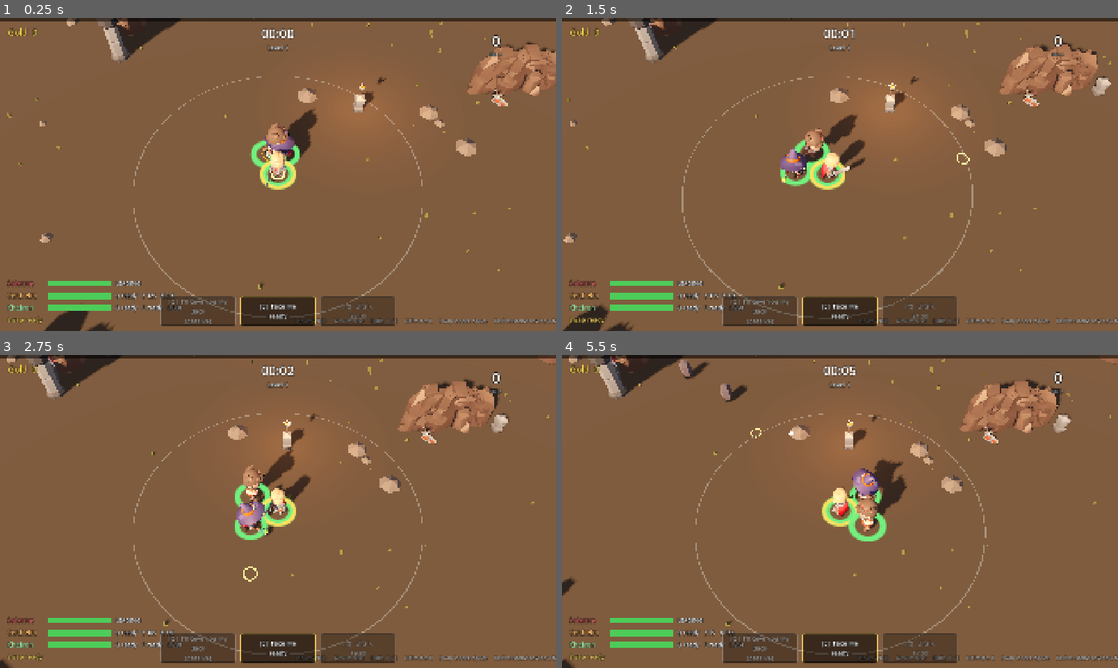
Above: before the commit, frames 1-4 (two rows, left to right).
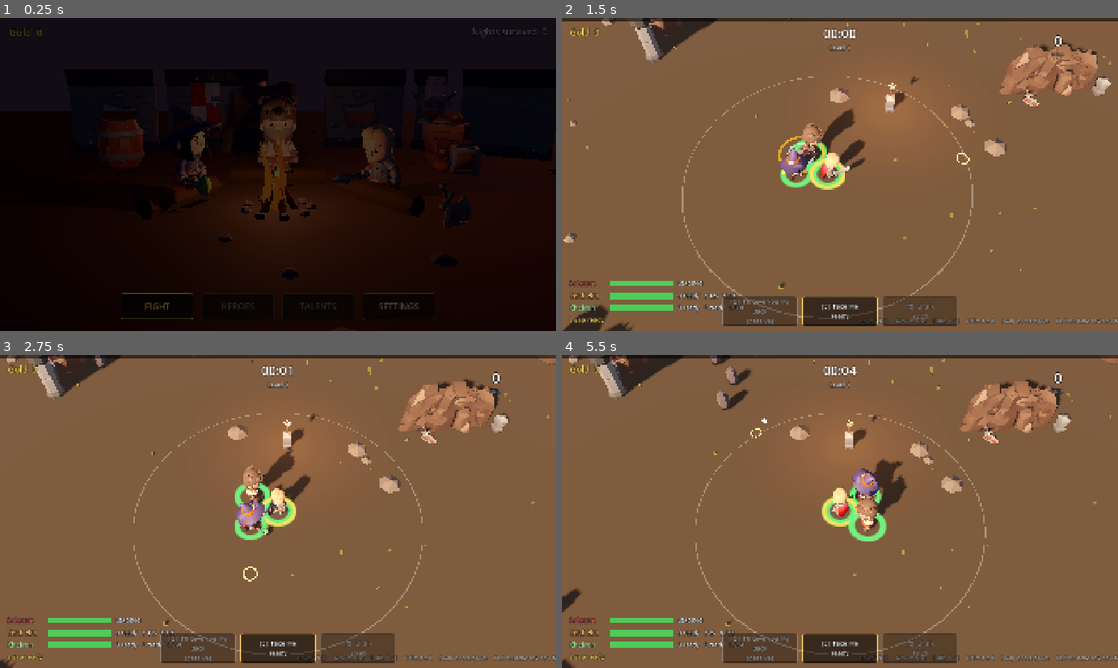
Above: after the commit, the same moments.

Repository: bjmwillis-bit/Party-Survivors
Game: Godot game, scene res://scenes/campfire.tscn
Same seed, same stepped clock (60 frames per second), same inputs: the game is played once before the commit and once after it. Before the commit the project starts from res://scenes/main.tscn.
Inputs (mouse positions are in pixels of both pictures, inside the frame that each line leads up to):
- Up to frame 1 (0.25 s): no input
- Up to frame 2 (1.5 s): click (717, 305) at 0.5 s, where only the run after the commit has a clickable "FIGHT"; tap Enter (restart) at 1.25 s; move the mouse to (962, 158) at 1.27 s; hold D (move_right) from 1.28 s (still down); tap B (banish) at 1.35 s; click (962, 158) at 1.42 s
- Up to frame 3 (2.75 s): release D (move_right) at 2 s; drag from (166, 527) to (250, 574) at 2.02 s
- Up to frame 4 (5.5 s): move the mouse to (895, 442) at 2.77 s; hold D (move_right) 2.78-3.5 s; tap 2 (pick_2) at 2.85 s; click (895, 442) at 2.92 s; drag from (812, 574) to (673, 464) at 3.52 s; move the mouse to (1006, 558) at 4.27 s; hold A (move_left) 4.28-5 s; tap F (reroll) at 4.35 s; click (1006, 558) at 4.42 s; tap Enter (restart) at 4.9 s; drag from (673, 464) to (756, 433) at 5.02 s

The runs differ from the first frame. In frame 1, 100% of the frame differs, in the area x 0-100%, y 0-100%; in frame 2, 0.9%; in frame 3, 0.1%; in frame 4, 1.0%.

Commit message:
WIP: save system and campfire screen (on hold pending UI decisions)
Saves banked gold, nights survived, runs, best kills and settings to
user://save.json. Runs end at a 'Back to the fire' screen. The campfire
(from the user's sketch) is the new main scene: fire in the centre,
Cenhelm and Kheiron seated on logs, Solenne standing, with Fight, Heroes,
Talents and Settings along the bottom. Not merged into main yet.

Co-Authored-By: Claude Opus 5.5 <noreply@anthropic.com>
Claude-Session: https://claude.ai/code/session_01FMcHcLmJedgvY8KW7w1KPC

Diff:
--- a/project.godot
+++ b/project.godot
@@ -7,7 +7,7 @@
 
 config/name="Party Survivors"
 config/description="Prototype: lead a party of three through a horde."
-run/main_scene="res://scenes/main.tscn"
+run/main_scene="res://scenes/campfire.tscn"
 config/features=PackedStringArray("4.7", "Mobile")
 
 [autoload]
--- /dev/null
+++ b/scenes/campfire.tscn
@@ -0,0 +1,6 @@
+[gd_scene format=3]
+
+[ext_resource type="Script" path="res://scripts/campfire.gd" id="1_camp"]
+
+[node name="Campfire" type="Node3D"]
+script = ExtResource("1_camp")
--- /dev/null
+++ b/scripts/campfire.gd
@@ -0,0 +1,495 @@
+extends Node3D
+## The campfire: the screen between runs.
+##
+## A low shot of the party round a fire inside the ruined Keep at sundown.
+## Kheiron and Cenhelm sit on logs, Solenne stands. Along the bottom: Fight,
+## Heroes, Talents and Settings. Banked gold and nights survived sit in the
+## top corners. Hover over a hero to see their name.
+##
+## Placeholder art: KayKit models and simple shapes until the real ones arrive.
+
+const HeroScript := preload("res://scripts/hero.gd")
+const DUNGEON := "res://assets/kaykit/dungeon/"
+
+## Where everyone is. Logs: [position, turn (degrees), length].
+const LOGS := [
+	[Vector3(0.0, 0.0, -2.3), 0.0, 2.6], # Cenhelm's, behind the fire
+	[Vector3(-2.2, 0.0, -0.3), 62.0, 2.4], # Kheiron's, on the left
+	[Vector3(2.3, 0.0, -0.4), -58.0, 2.4], # Solenne's, on the right
+]
+const LOG_RADIUS := 0.24
+## Hero spots: [kind, position, facing (degrees), sitting]
+const SEATS := [
+	["cenhelm", Vector3(0.0, 0.0, -2.3), 0.0, true],
+	["kheiron", Vector3(-2.05, 0.0, -0.55), 62.0, true],
+	["solenne", Vector3(2.55, 0.0, -1.1), -50.0, false],
+]
+
+var camera: Camera3D
+var _fire_light: OmniLight3D
+var _flames: Array[Node3D] = []
+var _sitters: Array = [] # [AnimationPlayer, Skeleton3D] for heroes on logs
+var _heroes: Array = [] # {kind, node} for hover names
+var _t := 0.0
+var _leaving := false
+
+# Interface
+var _ui: Control
+var _fade: ColorRect
+var _settings: Control
+var _hover_label: Label
+var _settings_close: Button
+var _buttons := {}
+
+
+func _ready() -> void:
+	get_tree().paused = false
+	Engine.time_scale = Game.base_time_scale
+	_build_world()
+	_build_fire()
+	_build_party()
+	_build_camera()
+	_build_ui()
+
+
+func _process(delta: float) -> void:
+	_t += delta
+	# The camera drifts slowly in toward the fire.
+	var push := 1.0 - exp(-_t * 0.35)
+	camera.position = Vector3(sin(_t * 0.15) * 0.25, 2.9 - 0.35 * push, 9.4 - 1.4 * push)
+	camera.look_at(Vector3(0.0, 0.6, -0.9))
+	# Firelight flickers; the flames dance.
+	_fire_light.light_energy = 3.2 + 0.5 * sin(_t * 11.0) + 0.3 * sin(_t * 23.0 + 1.0)
+	for i in _flames.size():
+		var f := _flames[i]
+		var s := 1.0 + 0.22 * sin(_t * (9.0 + i * 2.3) + i) + 0.1 * sin(_t * 17.0 + i * 3.0)
+		f.scale = Vector3(1.0 / sqrt(s), s, 1.0 / sqrt(s))
+		var tilt: Vector3 = f.get_meta("tilt")
+		f.rotation.x = tilt.x + 0.12 * sin(_t * 5.0 + i * 1.3)
+		f.rotation.z = tilt.z + 0.12 * cos(_t * 4.3 + i * 0.7)
+	# Sitting: play the idle (breathing, arms), then fold the legs over the log.
+	for s in _sitters:
+		s[0].advance(delta)
+		_fold_legs(s[1])
+	_update_hover()
+	if _fade.modulate.a > 0.0 and not _leaving:
+		_fade.modulate.a = maxf(0.0, _fade.modulate.a - delta * 1.2)
+
+
+func _unhandled_input(event: InputEvent) -> void:
+	if _leaving:
+		return
+	if _settings.visible:
+		if event.is_action_pressed("ui_cancel"):
+			_close_settings()
+		return
+	if event.is_action_pressed("restart"): # Enter: fight
+		_fight()
+
+
+# --- The world -----------------------------------------------------------------
+
+func _build_world() -> void:
+	var env := Environment.new()
+	env.background_mode = Environment.BG_COLOR
+	env.background_color = Color(0.05, 0.035, 0.055)
+	env.ambient_light_source = Environment.AMBIENT_SOURCE_COLOR
+	env.ambient_light_color = Color(0.36, 0.32, 0.5)
+	env.ambient_light_energy = 0.35
+	env.tonemap_mode = Environment.TONE_MAPPER_FILMIC
+	env.glow_enabled = true
+	env.glow_intensity = 0.8
+	env.glow_hdr_threshold = 1.0
+	var we := WorldEnvironment.new()
+	we.environment = env
+	add_child(we)
+
+	# The last of the sun, low and red, from behind the ruin.
+	var sun := DirectionalLight3D.new()
+	sun.rotation_degrees = Vector3(-12.0, 150.0, 0.0)
+	sun.light_color = Color(1.0, 0.42, 0.3)
+	sun.light_energy = 0.35
+	add_child(sun)
+
+	var ground := MeshInstance3D.new()
+	var plane := PlaneMesh.new()
+	plane.size = Vector2(60.0, 60.0)
+	ground.mesh = plane
+	ground.material_override = Game.material(Color(0.24, 0.21, 0.19))
+	add_child(ground)
+
+	# The Keep's broken walls behind the fire.
+	var pieces := [
+		["wall_broken", Vector3(-6.5, 0, -8.0), 8.0],
+		["wall_cracked", Vector3(-3.0, 0, -9.0), 0.0],
+		["pillar", Vector3(-1.0, 0, -9.0), 0.0],
+		["wall_broken", Vector3(3.6, 0, -9.0), 180.0],
+		["pillar_decorated", Vector3(6.2, 0, -8.6), 0.0],
+		["wall_cracked", Vector3(8.6, 0, -7.0), -35.0],
+		["banner_patternA_red", Vector3(-3.0, 0, -9.05), 0.0],
+		["rubble_half", Vector3(0.6, 0, -7.6), 160.0],
+		["barrel_large", Vector3(-5.2, 0, -4.8), 0.0],
+		["crates_stacked", Vector3(5.6, 0, -4.4), -20.0],
+		["sword_shield_broken", Vector3(3.6, 0, 0.9), 40.0],
+	]
+	for p in pieces:
+		var n := Game.model(DUNGEON + str(p[0]) + ".gltf")
+		if n == null:
+			continue
+		n.position = p[1]
+		n.rotation_degrees.y = p[2]
+		n.scale = Vector3.ONE * 0.8
+		add_child(n)
+	# Scattered stones on the ground.
+	var rock := SphereMesh.new()
+	rock.radial_segments = 6
+	rock.rings = 3
+	var rock_mesh := Game.flat_mesh(rock)
+	var rng := RandomNumberGenerator.new()
+	rng.seed = 5
+	for i in 40:
+		var r := MeshInstance3D.new()
+		r.mesh = rock_mesh
+		r.material_override = Game.material(Color(0.36, 0.34, 0.33))
+		var a := rng.randf() * TAU
+		var d := rng.randf_range(3.5, 14.0)
+		r.position = Vector3(cos(a) * d, 0.0, sin(a) * d - 2.0)
+		var s := rng.randf_range(0.15, 0.5)
+		r.scale = Vector3(s, s * 0.6, s)
+		add_child(r)
+
+
+func _build_fire() -> void:
+	# A ring of stones.
+	var stone := SphereMesh.new()
+	stone.radial_segments = 6
+	stone.rings = 3
+	var stone_mesh := Game.flat_mesh(stone)
+	for i in 9:
+		var a := i * TAU / 9.0
+		var s := MeshInstance3D.new()
+		s.mesh = stone_mesh
+		s.material_override = Game.material(Color(0.4, 0.38, 0.37))
+		s.position = Vector3(cos(a) * 0.75, 0.05, sin(a) * 0.75)
+		s.scale = Vector3(0.26, 0.18, 0.22)
+		add_child(s)
+	# Firewood, leaning together.
+	var wood := CylinderMesh.new()
+	wood.top_radius = 0.07
+	wood.bottom_radius = 0.09
+	wood.height = 0.85
+	wood.radial_segments = 6
+	var wood_mesh := Game.flat_mesh(wood)
+	for i in 5:
+		var w := MeshInstance3D.new()
+		w.mesh = wood_mesh
+		w.material_override = Game.material(Color(0.3, 0.18, 0.1))
+		var a := i * TAU / 5.0
+		w.position = Vector3(cos(a) * 0.24, 0.26, sin(a) * 0.24)
+		w.rotation = Vector3(0.0, -a, 0.0)
+		w.rotate_object_local(Vector3.FORWARD, -0.5)
+		add_child(w)
+	# Flames: thin glowing tongues that flicker and sway.
+	var rng := RandomNumberGenerator.new()
+	rng.seed = 9
+	for k in 9:
+		var inner := k >= 6
+		var cone := CylinderMesh.new()
+		cone.top_radius = 0.0
+		cone.bottom_radius = rng.randf_range(0.1, 0.15) if inner else rng.randf_range(0.13, 0.22)
+		cone.height = rng.randf_range(0.7, 1.0) if inner else rng.randf_range(0.9, 1.6)
+		cone.radial_segments = 4
+		cone.rings = 1
+		var m := MeshInstance3D.new()
+		m.mesh = Game.flat_mesh(cone)
+		var col := Color(1.0, 0.85, 0.4) if inner else Color(1.0, rng.randf_range(0.35, 0.55), 0.1)
+		var mat := Game.material(col, 4.0 if inner else 2.6)
+		mat.shading_mode = BaseMaterial3D.SHADING_MODE_UNSHADED
+		m.material_override = mat
+		m.cast_shadow = GeometryInstance3D.SHADOW_CASTING_SETTING_OFF
+		m.position.y = cone.height * 0.5
+		var holder := Node3D.new()
+		var a := rng.randf() * TAU
+		var r := rng.randf_range(0.0, 0.08) if inner else rng.randf_range(0.05, 0.2)
+		holder.position = Vector3(cos(a) * r, 0.1, sin(a) * r)
+		holder.rotation = Vector3(rng.randf_range(-0.2, 0.2), rng.randf() * TAU, rng.randf_range(-0.2, 0.2))
+		holder.set_meta("base", 1.0)
+		holder.set_meta("tilt", holder.rotation)
+		holder.add_child(m)
+		add_child(holder)
+		_flames.append(holder)
+	# Embers drifting up.
+	var embers := CPUParticles3D.new()
+	embers.amount = 40
+	embers.lifetime = 2.2
+	embers.position = Vector3(0.0, 0.4, 0.0)
+	embers.emission_shape = CPUParticles3D.EMISSION_SHAPE_SPHERE
+	embers.emission_sphere_radius = 0.3
+	embers.direction = Vector3.UP
+	embers.spread = 20.0
+	embers.gravity = Vector3(0.0, 0.6, 0.0)
+	embers.initial_velocity_min = 0.4
+	embers.initial_velocity_max = 1.0
+	embers.scale_amount_min = 0.5
+	embers.scale_amount_max = 1.0
+	var ember := BoxMesh.new()
+	ember.size = Vector3(0.035, 0.035, 0.035)
+	embers.mesh = ember
+	embers.material_override = Game.material(Color(1.0, 0.55, 0.15), 4.0)
+	add_child(embers)
+	_fire_light = OmniLight3D.new()
+	_fire_light.position = Vector3(0.0, 1.0, 0.0)
+	_fire_light.light_color = Color(1.0, 0.6, 0.32)
+	_fire_light.omni_range = 11.0
+	_fire_light.omni_attenuation = 1.4
+	_fire_light.shadow_enabled = true
+	add_child(_fire_light)
+
+
+# --- The party -----------------------------------------------------------------
+
+func _build_party() -> void:
+	var bark := Game.material(Color(0.32, 0.22, 0.15))
+	for l in LOGS:
+		var log_mesh := CylinderMesh.new()
+		log_mesh.top_radius = LOG_RADIUS
+		log_mesh.bottom_radius = LOG_RADIUS
+		log_mesh.height = l[2]
+		log_mesh.radial_segments = 7
+		var m := MeshInstance3D.new()
+		m.mesh = Game.flat_mesh(log_mesh)
+		m.material_override = bark
+		m.position = l[0] + Vector3(0.0, LOG_RADIUS, 0.0)
+		m.rotation_degrees = Vector3(0.0, l[1], 90.0)
+		add_child(m)
+	for seat in SEATS:
+		var model := HeroScript.create_model(seat[0])
+		if model == null:
+			continue
+		var holder := Node3D.new()
+		holder.position = seat[1]
+		holder.rotation_degrees.y = seat[2]
+		add_child(holder)
+		holder.add_child(model)
+		var anim: AnimationPlayer = model.get_node("Anim")
+		if seat[3]:
+			# Hips on top of the log, legs folded over it (see _fold_legs).
+			model.position.y = LOG_RADIUS * 2.0 - 0.3 * model.scale.y
+			anim.callback_mode_process = AnimationMixer.ANIMATION_CALLBACK_MODE_PROCESS_MANUAL
+			anim.play("Idle_A")
+			anim.seek(randf() * 2.0, true)
+			_sitters.append([anim, model.find_child("Skeleton3D", true, false)])
+		else:
+			anim.play("Idle_B" if anim.has_animation("Idle_B") else "Idle_A")
+		_heroes.append({"kind": seat[0], "node": holder, "height": 2.0 if seat[3] else 2.3})
+
+
+## Bends the thighs forward and the shins down: a seated pose made from the
+## standing rig (the free pack has no sitting animation).
+func _fold_legs(skel: Skeleton3D) -> void:
+	if skel == null:
+		return
+	for side in ["l", "r"]:
+		var up := skel.find_bone("upperleg." + side)
+		var low := skel.find_bone("lowerleg." + side)
+		if up < 0 or low < 0:
+			continue
+		var splay := 0.12 if side == "l" else -0.12
+		skel.set_bone_pose_rotation(up, skel.get_bone_rest(up).basis.get_rotation_quaternion() * Quaternion(Vector3.RIGHT, -1.5) * Quaternion(Vector3.FORWARD, splay))
+		skel.set_bone_pose_rotation(low, skel.get_bone_rest(low).basis.get_rotation_quaternion() * Quaternion(Vector3.RIGHT, 1.45))
+
+
+func _build_camera() -> void:
+	camera = Camera3D.new()
+	camera.fov = 40.0
+	add_child(camera)
+	camera.current = true
+	camera.position = Vector3(0.0, 2.9, 9.4)
+	camera.look_at(Vector3(0.0, 0.6, -0.9))
+
+
+# --- Interface ---------------------------------------------------------------------
+
+const GOLD := Color(1.0, 0.85, 0.3)
+
+
+func _build_ui() -> void:
+	var layer := CanvasLayer.new()
+	add_child(layer)
+	_ui = Control.new()
+	_ui.set_anchors_preset(Control.PRESET_FULL_RECT)
+	_ui.mouse_filter = Control.MOUSE_FILTER_IGNORE
+	layer.add_child(_ui)
+
+	var p: Dictionary = Game.progress
+	var gold := _label("Gold  %d" % p["gold"], 34, GOLD)
+	gold.set_anchors_preset(Control.PRESET_TOP_LEFT)
+	gold.position = Vector2(32, 26)
+	_ui.add_child(gold)
+	var nights := _label("Nights survived  %d" % p["nights_survived"], 30, Color(0.85, 0.8, 1.0))
+	nights.set_anchors_preset(Control.PRESET_TOP_RIGHT)
+	nights.horizontal_alignment = HORIZONTAL_ALIGNMENT_RIGHT
+	nights.offset_left = -500
+	nights.offset_right = -32
+	nights.offset_top = 26
+	_ui.add_child(nights)
+	if p["runs"] > 0:
+		var best := _label("Best kills  %d" % p["best_kills"], 22, Color(1, 1, 1, 0.7))
+		best.set_anchors_preset(Control.PRESET_TOP_RIGHT)
+		best.horizontal_alignment = HORIZONTAL_ALIGNMENT_RIGHT
+		best.offset_left = -500
+		best.offset_right = -32
+		best.offset_top = 70
+		_ui.add_child(best)
+
+	var row := HBoxContainer.new()
+	row.set_anchors_preset(Control.PRESET_CENTER_BOTTOM)
+	row.offset_left = -640
+	row.offset_right = 640
+	row.offset_top = -130
+	row.offset_bottom = -40
+	row.alignment = BoxContainer.ALIGNMENT_CENTER
+	row.add_theme_constant_override("separation", 28)
+	_ui.add_child(row)
+	_buttons["fight"] = _button(row, "FIGHT", true, _fight)
+	_buttons["heroes"] = _button(row, "HEROES", false, Callable())
+	_buttons["talents"] = _button(row, "TALENTS", false, Callable())
+	_buttons["settings"] = _button(row, "SETTINGS", true, _open_settings)
+	_buttons["fight"].grab_focus()
+
+	_hover_label = _label("", 30, Color.WHITE)
+	_hover_label.horizontal_alignment = HORIZONTAL_ALIGNMENT_CENTER
+	_hover_label.size = Vector2(400, 50)
+	_hover_label.visible = false
+	_ui.add_child(_hover_label)
+
+	_build_settings()
+
+	_fade = ColorRect.new()
+	_fade.color = Color.BLACK
+	_fade.set_anchors_preset(Control.PRESET_FULL_RECT)
+	_fade.mouse_filter = Control.MOUSE_FILTER_IGNORE
+	_ui.add_child(_fade)
+
+
+func _button(row: Control, text: String, enabled: bool, action: Callable) -> Button:
+	var b := Button.new()
+	b.text = text
+	b.custom_minimum_size = Vector2(250, 76)
+	b.add_theme_font_size_override("font_size", 30)
+	b.focus_mode = Control.FOCUS_ALL
+	for state in ["normal", "hover", "pressed", "focus", "disabled"]:
+		var st := StyleBoxFlat.new()
+		st.bg_color = Color(0.05, 0.03, 0.03, 0.72 if state != "hover" else 0.85)
+		st.border_color = GOLD if state in ["hover", "focus", "pressed"] else Color(0.75, 0.6, 0.4, 0.8)
+		if state == "disabled":
+			st.border_color = Color(0.4, 0.38, 0.36, 0.5)
+		st.set_border_width_all(3 if state in ["hover", "focus"] else 2)
+		st.set_corner_radius_all(6)
+		b.add_theme_stylebox_override(state, st)
+	b.add_theme_color_override("font_color", Color(0.95, 0.9, 0.82))
+	b.add_theme_color_override("font_hover_color", GOLD)
+	b.add_theme_color_override("font_focus_color", GOLD)
+	b.add_theme_color_override("font_disabled_color", Color(0.5, 0.48, 0.46))
+	b.disabled = not enabled
+	if not enabled:
+		b.tooltip_text = "Coming soon"
+	elif action.is_valid():
+		b.pressed.connect(action)
+	row.add_child(b)
+	return b
+
+
+func _build_settings() -> void:
+	_settings = ColorRect.new()
+	(_settings as ColorRect).color = Color(0, 0, 0, 0.6)
+	_settings.set_anchors_preset(Control.PRESET_FULL_RECT)
+	_settings.visible = false
+	_ui.add_child(_settings)
+	var center := CenterContainer.new()
+	center.set_anchors_preset(Control.PRESET_FULL_RECT)
+	_settings.add_child(center)
+	var panel := PanelContainer.new()
+	var st := StyleBoxFlat.new()
+	st.bg_color = Color(0.08, 0.05, 0.05, 0.95)
+	st.border_color = GOLD
+	st.set_border_width_all(2)
+	st.set_corner_radius_all(8)
+	st.set_content_margin_all(32)
+	panel.add_theme_stylebox_override("panel", st)
+	center.add_child(panel)
+	var box := VBoxContainer.new()
+	box.add_theme_constant_override("separation", 18)
+	panel.add_child(box)
+	box.add_child(_label("Settings", 40, GOLD))
+	for opt in [["damage_numbers", "Damage numbers"], ["captions", "Captions (spoken lines)"]]:
+		var c := CheckButton.new()
+		c.text = opt[1]
+		c.add_theme_font_size_override("font_size", 26)
+		c.button_pressed = bool(Game.settings.get(opt[0], true))
+		var key: String = opt[0]
+		c.toggled.connect(func(on: bool) -> void:
+			Game.settings[key] = on
+			Game.save_game())
+		box.add_child(c)
+	var close := Button.new()
+	close.text = "Close  [Esc]"
+	close.add_theme_font_size_override("font_size", 24)
+	close.custom_minimum_size = Vector2(0, 54)
+	close.pressed.connect(_close_settings)
+	box.add_child(close)
+	_settings_close = close
+
+
+func _open_settings() -> void:
+	_settings.visible = true
+	_settings_close.grab_focus()
+
+
+func _close_settings() -> void:
+	_settings.visible = false
+	_buttons["settings"].grab_focus()
+
+
+func _label(text: String, size: int, color: Color) -> Label:
+	var l := Label.new()
+	l.text = text
+	l.add_theme_font_size_override("font_size", size)
+	l.add_theme_color_override("font_color", color)
+	l.add_theme_color_override("font_outline_color", Color.BLACK)
+	l.add_theme_constant_override("outline_size", 8)
+	l.mouse_filter = Control.MOUSE_FILTER_IGNORE
+	return l
+
+
+## Shows a hero's name when the mouse is over them.
+func _update_hover() -> void:
+	var mouse := get_viewport().get_mouse_position()
+	var best = null
+	var best_d := 90.0
+	for h in _heroes:
+		var node: Node3D = h["node"]
+		var top: Vector3 = node.global_position + Vector3(0.0, h["height"] * 0.55, 0.0)
+		var sp := camera.unproject_position(top)
+		var d := sp.distance_to(mouse)
+		if d < best_d:
+			best_d = d
+			best = h
+	if best == null or _settings.visible:
+		_hover_label.visible = false
+		return
+	var hero_data: Dictionary = HeroScript.DATA[best["kind"]]
+	var head := camera.unproject_position(best["node"].global_position + Vector3(0.0, best["height"], 0.0))
+	_hover_label.text = hero_data["name"]
+	_hover_label.add_theme_color_override("font_color", (hero_data["accent"] as Color).lerp(Color.WHITE, 0.35))
+	_hover_label.position = head - Vector2(200, 56)
+	_hover_label.visible = true
+
+
+func _fight() -> void:
+	if _leaving:
+		return
+	_leaving = true
+	var tw := create_tween()
+	tw.tween_property(_fade, "modulate:a", 1.0, 0.6)
+	tw.tween_callback(func() -> void: get_tree().change_scene_to_file("res://scenes/main.tscn"))
--- a/scripts/game.gd
+++ b/scripts/game.gd
@@ -20,8 +20,14 @@
 var shake := 0.0
 var chests
 
-## Player settings. A menu will edit these later.
+## Player settings, edited on the campfire's Settings panel and saved.
 var settings := {"damage_numbers": true, "captions": true}
+
+## What carries over between runs. Saved to user://save.json.
+const SAVE_PATH := "user://save.json"
+var progress := {"gold": 0, "nights_survived": 0, "runs": 0, "best_kills": 0}
+## Tests switch this off so they never touch the player's save.
+var saving_enabled := true
 
 ## Tests raise this to play faster than real time.
 var base_time_scale := 1.0
@@ -35,12 +41,54 @@
 func _ready() -> void:
 	process_mode = Node.PROCESS_MODE_ALWAYS
 	_setup_input()
+	load_game()
 
 
 func _process(_delta: float) -> void:
 	if _hitstop_end_ms > 0 and Time.get_ticks_msec() >= _hitstop_end_ms:
 		_hitstop_end_ms = 0
 		Engine.time_scale = base_time_scale
+
+
+# --- Saving ------------------------------------------------------------------
+
+func load_game() -> void:
+	if not FileAccess.file_exists(SAVE_PATH):
+		return
+	var f := FileAccess.open(SAVE_PATH, FileAccess.READ)
+	if f == null:
+		return
+	var data = JSON.parse_string(f.get_as_text())
+	if not data is Dictionary:
+		push_warning("Save file unreadable; starting fresh.")
+		return
+	# Merge, so a save from an older version still loads.
+	for k in progress:
+		if data.get("progress", {}).has(k):
+			progress[k] = int(data["progress"][k])
+	for k in settings:
+		if data.get("settings", {}).has(k):
+			settings[k] = bool(data["settings"][k])
+
+
+func save_game() -> void:
+	if not saving_enabled:
+		return
+	var f := FileAccess.open(SAVE_PATH, FileAccess.WRITE)
+	if f == null:
+		push_warning("Could not write the save file.")
+		return
+	f.store_string(JSON.stringify({"version": 1, "progress": progress, "settings": settings}, "\t"))
+
+
+## A run is over: bank its gold and count the night.
+func bank_run(run_gold: int, survived: bool, run_kills: int) -> void:
+	progress["gold"] += run_gold
+	progress["runs"] += 1
+	if survived:
+		progress["nights_survived"] += 1
+	progress["best_kills"] = maxi(progress["best_kills"], run_kills)
+	save_game()
 
 
 # --- Game feel ---------------------------------------------------------------
--- a/scripts/hero.gd
+++ b/scripts/hero.gd
@@ -933,21 +933,22 @@
 	return _anim_lib
 
 
-func _build_model() -> bool:
-	var m: Dictionary = MODELS.get(kind, {})
+## A hero's placeholder model, dressed and with every Rig_Medium animation
+## in an AnimationPlayer named "Anim". Null if the files are missing.
+## Also used by the campfire screen.
+static func create_model(hero_kind: String) -> Node3D:
+	var m: Dictionary = MODELS.get(hero_kind, {})
 	if m.is_empty():
-		return false
+		return null
 	var model := Game.model(KAYKIT + str(m["file"]))
 	if model == null:
-		return false
-	_model = model
-	_model.scale = Vector3.ONE * float(m["scale"])
-	_body.add_child(_model)
+		return null
+	model.scale = Vector3.ONE * float(m["scale"])
 	for n in m["hide"]:
-		var part := _model.find_child(n, true, false) as Node3D
+		var part := model.find_child(n, true, false) as Node3D
 		if part != null:
 			part.visible = false
-	var skel := _model.find_child("Skeleton3D", true, false) as Skeleton3D
+	var skel := model.find_child("Skeleton3D", true, false) as Skeleton3D
 	if skel != null and str(m["right"]) != "":
 		var weapon := Game.model(KAYKIT + str(m["right"]))
 		if weapon != null:
@@ -955,11 +956,21 @@
 			hand.bone_name = "handslot.r"
 			skel.add_child(hand)
 			hand.add_child(weapon)
+	var anim := AnimationPlayer.new()
+	anim.name = "Anim"
+	model.add_child(anim)
+	anim.add_animation_library("", _animations())
+	return model
+
+
+func _build_model() -> bool:
+	_model = create_model(kind)
+	if _model == null:
+		return false
+	_body.add_child(_model)
 	for mi in _model.find_children("*", "MeshInstance3D", true, false):
 		_meshes.append(mi)
-	_anim = AnimationPlayer.new()
-	_model.add_child(_anim)
-	_anim.add_animation_library("", _animations())
+	_anim = _model.get_node("Anim")
 	_update_anim()
 	return true
 
--- a/scripts/hud.gd
+++ b/scripts/hud.gd
@@ -214,7 +214,7 @@
 		if Input.is_action_just_pressed("banish"):
 			_toggle_banish()
 	elif _end.visible and Input.is_action_just_pressed("restart"):
-		main.restart()
+		main.to_campfire()
 
 
 # --- Bosses, banners and the tally --------------------------------------------
@@ -442,8 +442,8 @@
 func show_end(victory: bool, time_alive: float, kills: int, level: int, gold: int) -> void:
 	_end_title.text = "The beast is dead!" if victory else "The party fell"
 	var hunters: int = Game.main.minis_killed
-	_end_stats.text = "Survived %02d:%02d     Kills %d     Level %d     Hunters slain %d/4\n\nGold earned  %d\nNext unlock: a new hero  (coming soon)" % [
-		int(time_alive) / 60, int(time_alive) % 60, kills, level, hunters, gold]
+	_end_stats.text = "Survived %02d:%02d     Kills %d     Level %d     Hunters slain %d/4\n\nGold earned  %d     (banked: %d)\nNext unlock: a new hero  (coming soon)" % [
+		int(time_alive) / 60, int(time_alive) % 60, kills, level, hunters, gold, Game.progress["gold"]]
 	_levelup.visible = false
 	_end.visible = true
 
@@ -460,11 +460,11 @@
 	_end_stats.horizontal_alignment = HORIZONTAL_ALIGNMENT_CENTER
 	box.add_child(_end_stats)
 	var again := Button.new()
-	again.text = "Run again  [Enter]"
+	again.text = "Back to the fire  [Enter]"
 	again.custom_minimum_size = Vector2(320, 64)
 	again.add_theme_font_size_override("font_size", 26)
 	again.size_flags_horizontal = Control.SIZE_SHRINK_CENTER
-	again.pressed.connect(func() -> void: Game.main.restart())
+	again.pressed.connect(func() -> void: Game.main.to_campfire())
 	box.add_child(again)
 
 
--- a/scripts/main.gd
+++ b/scripts/main.gd
@@ -260,7 +260,16 @@
 		return
 	ended = true
 	get_tree().paused = true
-	Game.hud.show_end(victory, Game.time_alive, locked_kills if locked_kills >= 0 else Game.kills, level, Game.gold)
+	var score: int = locked_kills if locked_kills >= 0 else Game.kills
+	Game.bank_run(Game.gold, victory, score)
+	Game.hud.show_end(victory, Game.time_alive, score, level, Game.gold)
+
+
+## Back to the campfire between runs.
+func to_campfire() -> void:
+	get_tree().paused = false
+	Engine.time_scale = Game.base_time_scale
+	get_tree().change_scene_to_file("res://scenes/campfire.tscn")
 
 
 func restart() -> void:
--- a/tests/all_cards_test.gd
+++ b/tests/all_cards_test.gd
@@ -25,6 +25,7 @@
 	if game.party == null:
 		return false
 	game.hitstop_enabled = false
+	game.saving_enabled = false
 	if not _applied:
 		_applied = true
 		for card in main.upgrades.pool:
--- a/tests/smoke_test.gd
+++ b/tests/smoke_test.gd
@@ -34,6 +34,7 @@
 	if game.party == null:
 		return false
 	game.hitstop_enabled = false
+	game.saving_enabled = false
 	var t: float = game.time_alive
 	main.autopilot = true
 	# Walk for 2.5 seconds, then stand and fight for 1.5, like a player would.
Not shown, added: scripts/campfire.gd.uid
